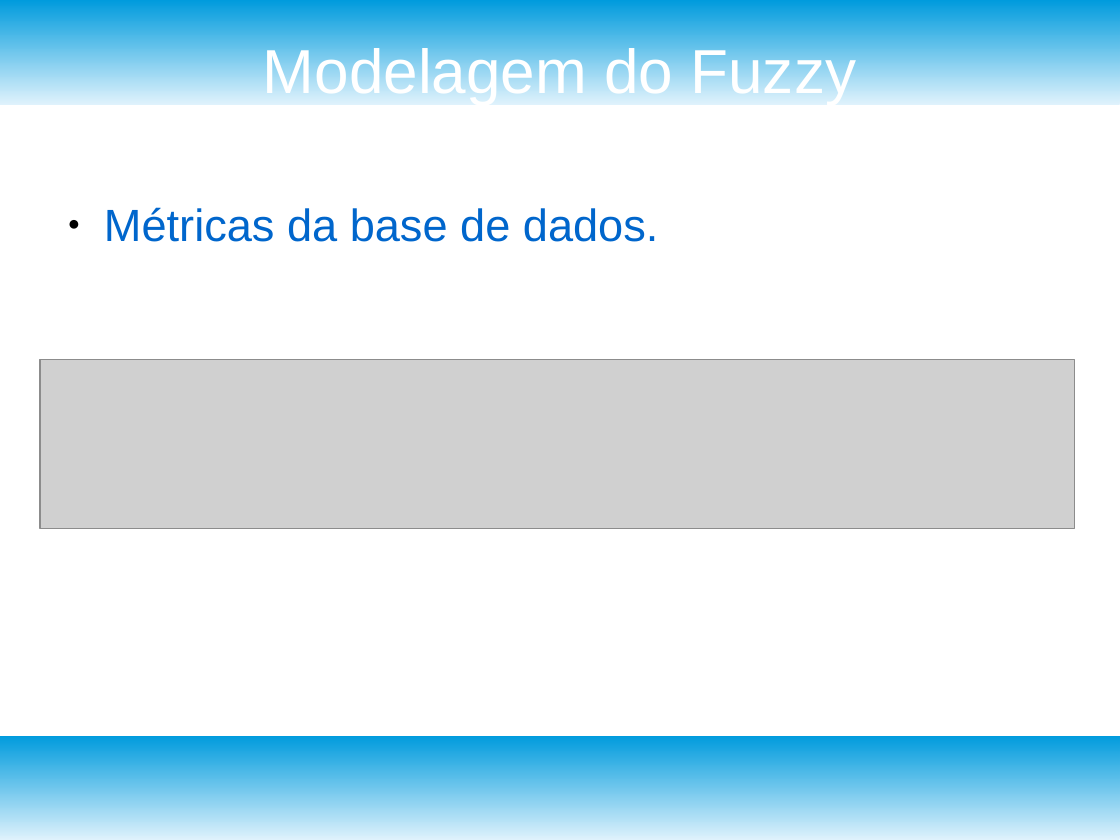
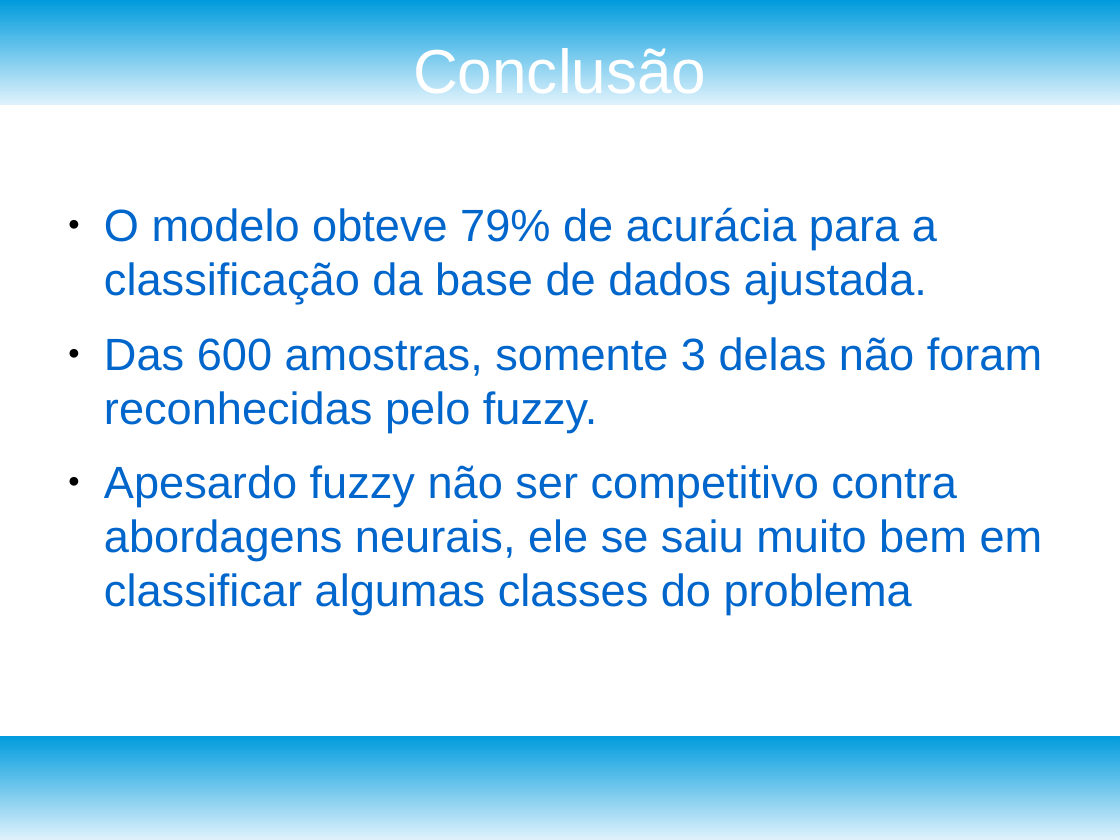
Before and after one commit to ErikJhones/Self-Organizing-Map-SOM-with-KNN, a slide deck: slide 16 of fuzzy/apresentacao.odp (slide 6 before the commit). Drawn at 1120x840 pixels with LibreOffice and Linux fonts; fonts in the diff are those of the drawing; grey boxes stand for pictures. Boxes give left, top, right and bottom in pixels: in the first picture for what was removed or moved away, otherwise in the second. Text is boxed around its words. In the diff, an @@ line names an element or a change of style, - is before the commit and + after.

Commit message:
novas alterações em fuzzy e som

```diff
--- a/fuzzy/apresentacao.odp
+++ b/fuzzy/apresentacao.odp
@@ title at [413,44,706,105]: text changed @@
-Modelagem do Fuzzy
+Conclusão
@@ text at [104,207,1043,615]: text changed @@
-● Métricas da base de dados.
+● O modelo obteve 79% de acurácia para a classificação da base de dados ajustada.
+● Das 600 amostras, somente 3 delas não foram reconhecidas pelo fuzzy.
+● Apesardo fuzzy não ser competitivo contra abordagens neurais, ele se saiu muito bem em classificar algumas classes do problema
@@ picture removed at [40,360,1075,528] @@
```
Also in this commit, not shown: 7 other slides changed, 6 slides added, 2 slides removed, 3 other files.
